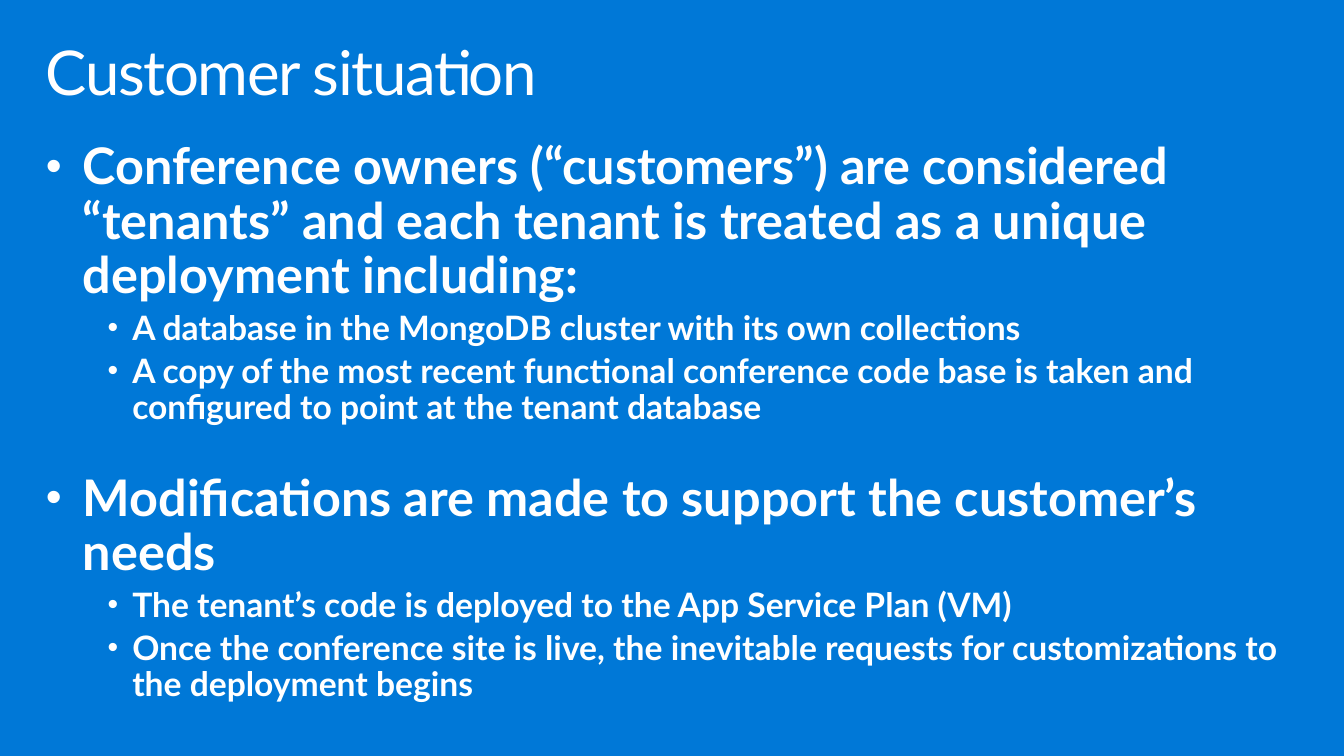
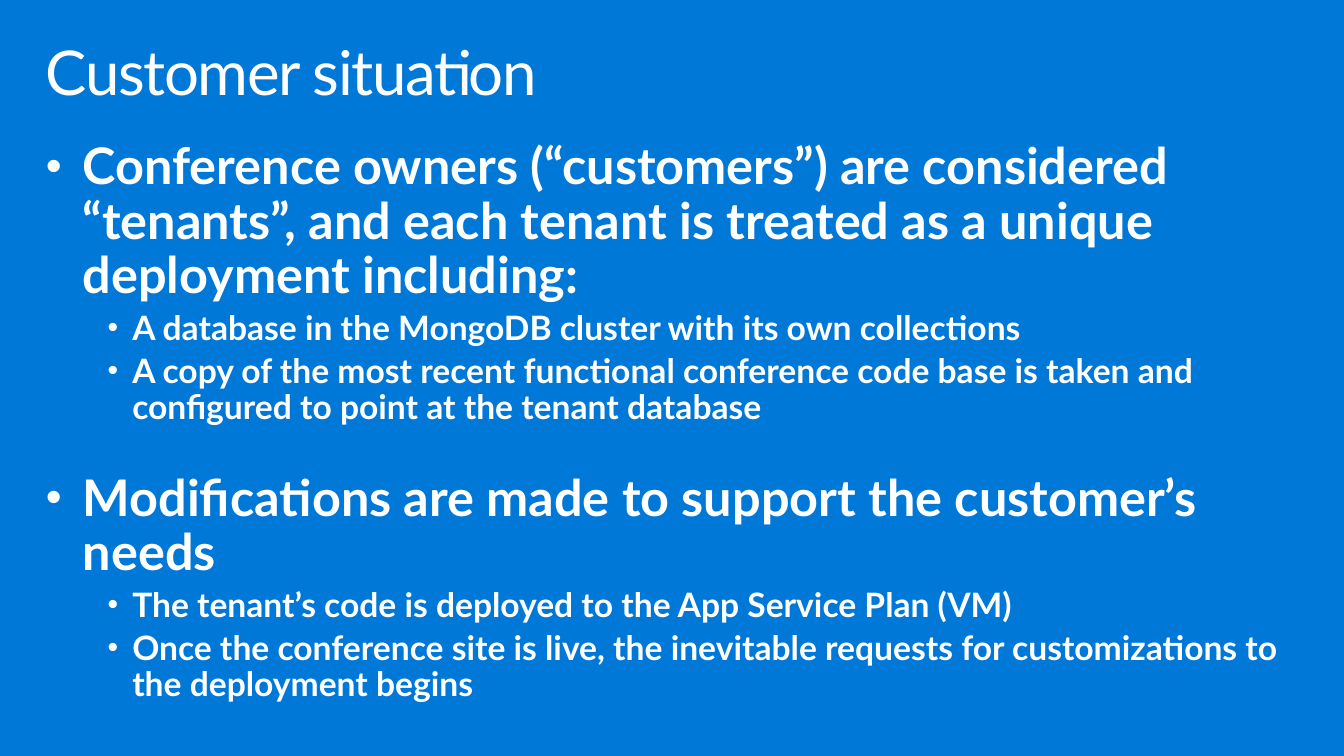
Before and after one commit to yaoshixin007/MCW-Containers-and-DevOps, a slide deck: slide 8 of WDS/Whiteboard design session trainer presentation - Containers and DevOps.pptx. Drawn at 1344x756 pixels with LibreOffice and Linux fonts; fonts in the diff are those of the drawing. Boxes give left, top, right and bottom in pixels: in the first picture for what was removed or moved away, otherwise in the second. Text is boxed around its words. In the diff, an @@ line names an element or a change of style, - is before the commit and + after.

```diff
--- a/WDS/Whiteboard design session trainer presentation - Containers and DevOps.pptx
+++ b/WDS/Whiteboard design session trainer presentation - Containers and DevOps.pptx
@@ text at (83, 144, 1168, 302): text changed @@
-• Conference owners (“customers”) are considered “tenants” and each tenant is treated as a unique deployment including:
+• Conference owners (“customers”) are considered “tenants”, and each tenant is treated as a unique deployment including:
```
Also in this commit, not shown: 13 other slides changed.
